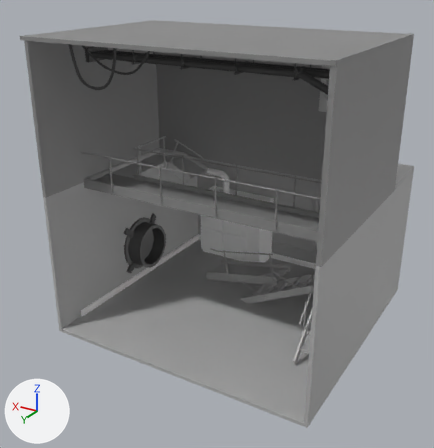
One commit to the FBX model Assets/Prefeb/Level/Room 4+5/Model/Panel 4+5 _uv_01.fbx: the scene before it, then after it.
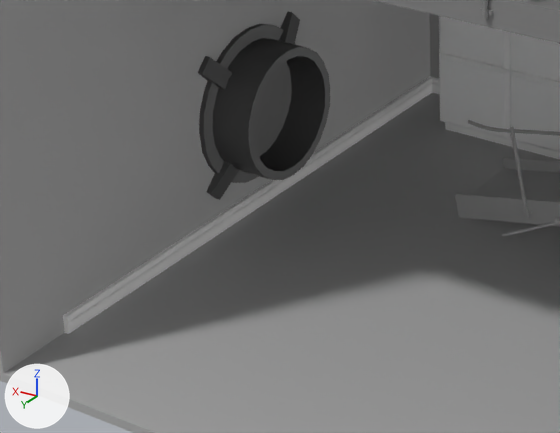
The first picture shows the older version from a 50 mm lens placed at (-7.96, 15.1, 8.1), pointed at (0.48, 1.03, 1.06). The close-ups show the older and then the newer version on the part from 14% to 55% of the width and 47% to 78% of the height of that picture. Only the edits that show in the close-ups are written down. Arrows for +X, +Y and +Z are at lower left; the lights stay in place. Where no turn or scale is listed for an object, it has been applied to the vertices.

Script lines for the objects in view, before the commit:
```python
me_mesh_001 = bpy.data.meshes.new('Mesh.001')
me_mesh_001.from_pydata(...)  # a box spanning x 3.98..4.08, y -3.84..3.9, z -2.18..2.12; a box spanning x -4.08..-3.98, y -3.88..3.9, z -2.18..2.12; a box spanning x -4.08..4.08, y -3.89..-3.79, z -2.17..2.14; a box spanning x -4.08..4.08, y -3.9..-1.52, z 2.13..2.23; a box spanning x -4.07..4.07, y -3.84..3.9, z -2.23..-2.13
me_mesh_001.materials.append(mat_floor_second_room)  # grey #b1b1b1
me_mesh_006 = bpy.data.meshes.new('Mesh.006')
me_mesh_006.from_pydata(...)  # 154 vertices, 148 faces; spans x -1.71..1.71, y -0.5..0.5, z -1.63..1.63
me_mesh_006.materials.append(mat_bigelctricbox_basboard)  # white #ffffff
me_mesh_007 = bpy.data.meshes.new('Mesh.007')
me_mesh_007.from_pydata(...)  # 96 vertices, 72 faces; spans x -3.99..3.99, y -3.48..3.48, z -0.1..0.1
me_mesh_007.materials.append(mat_bigelctricbox_basboard)  # white #ffffff
ob_baseboard = bpy.data.objects.new('Baseboard', me_mesh_007)
ob_baseboard.location = (0.12, -0.05, -1.95)
ob_bigelectricbox = bpy.data.objects.new('BigElectricBox', me_mesh_006)
ob_bigelectricbox.location = (2.51, -3.01, -0.42)
ob_wall_and_floor = bpy.data.objects.new('wall_and_floor', me_mesh_001)
ob_wall_and_floor.location = (0.12, 0.28, 0.08)
# also in view: 'CatwalkShortBroken' at (0.67, -1.33, -1.24); 'bigwaterpipe' at (3.83, 0.16, -0.76); 'CatwalkLong' at (0.06, 2.11, 2.6)
```
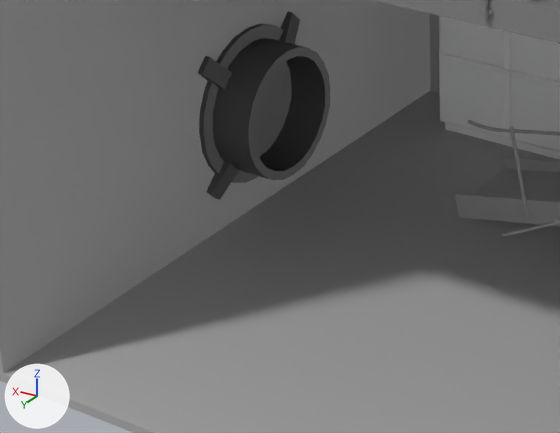
Where the newer file only moved an object's origin or applied its transform, the numbers keep the older frame.

Boxes [x1, y1, x2, y2] around the edits, measured in the close-ups (560 x 433 px):
'Baseboard', deleted
    before: [63, 76, 440, 334]

The change, as a list of edits to the scene's bpy script:
```text
Remove ob_baseboard:
    ob_baseboard = bpy.data.objects.new('Baseboard', me_mesh_007)
    ob_baseboard.location = (0.12, -0.05, -1.95)
```
